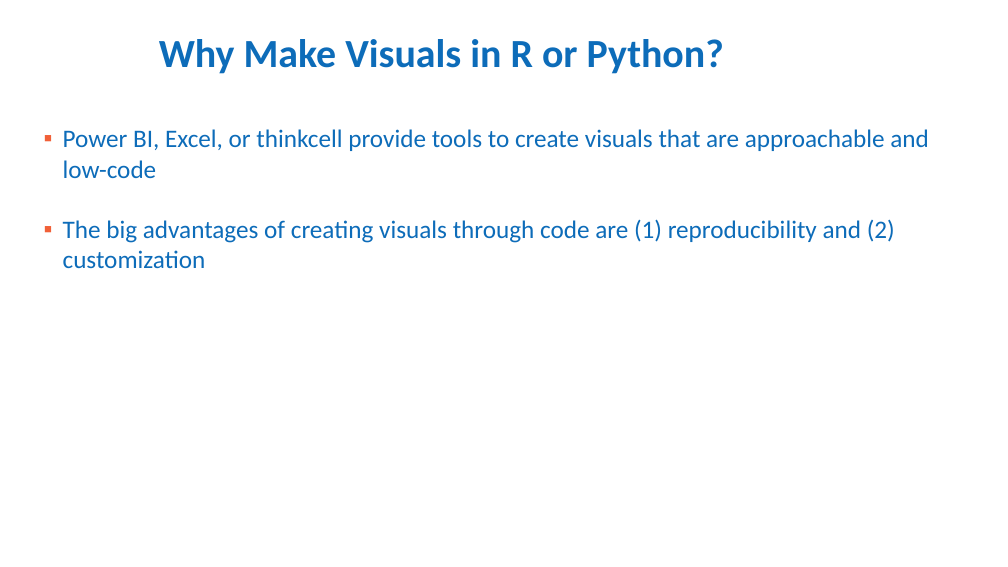
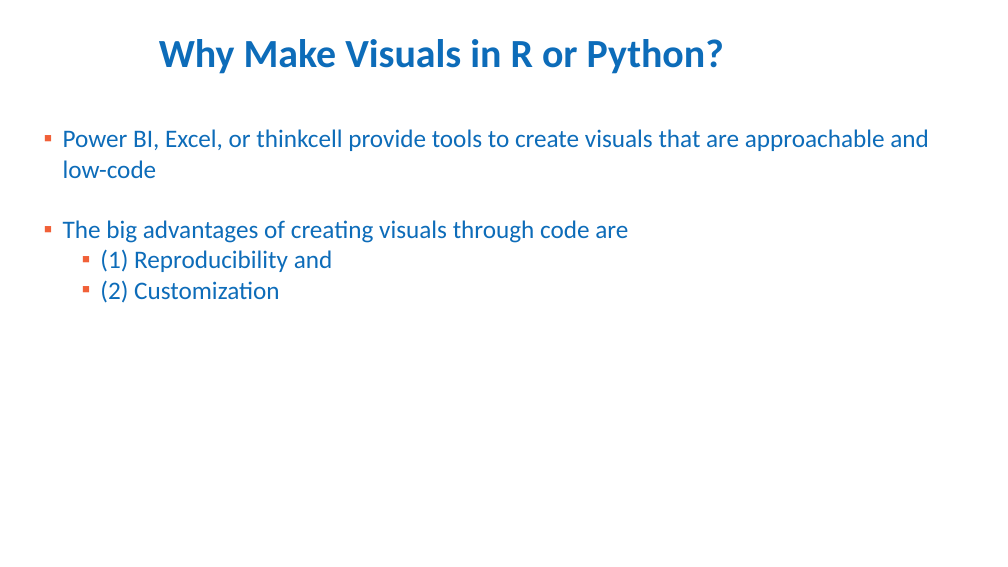
Before and after one commit to brussell23/grammar_of_graphics, a slide deck: slide 2 of ggplot and the Grammar of Graphics.pptx. Drawn at 1008x567 pixels with LibreOffice and Linux fonts; fonts in the diff are those of the drawing; background and template pictures are left out. Boxes give left, top, right and bottom in pixels: in the first picture for what was removed or moved away, otherwise in the second. Text is boxed around its words. In the diff, an @@ line names an element or a change of style, - is before the commit and + after.

```diff
--- a/ggplot and the Grammar of Graphics.pptx
+++ b/ggplot and the Grammar of Graphics.pptx
@@ text at (63,220,628,303): text changed @@
-▪ The big advantages of creating visuals through code are (1) reproducibility and (2) customization
+▪ The big advantages of creating visuals through code are
+  ▪ (1) Reproducibility and
+  ▪ (2) Customization
```
Also in this commit, not shown: 4 other slides changed, 1 slide added.
